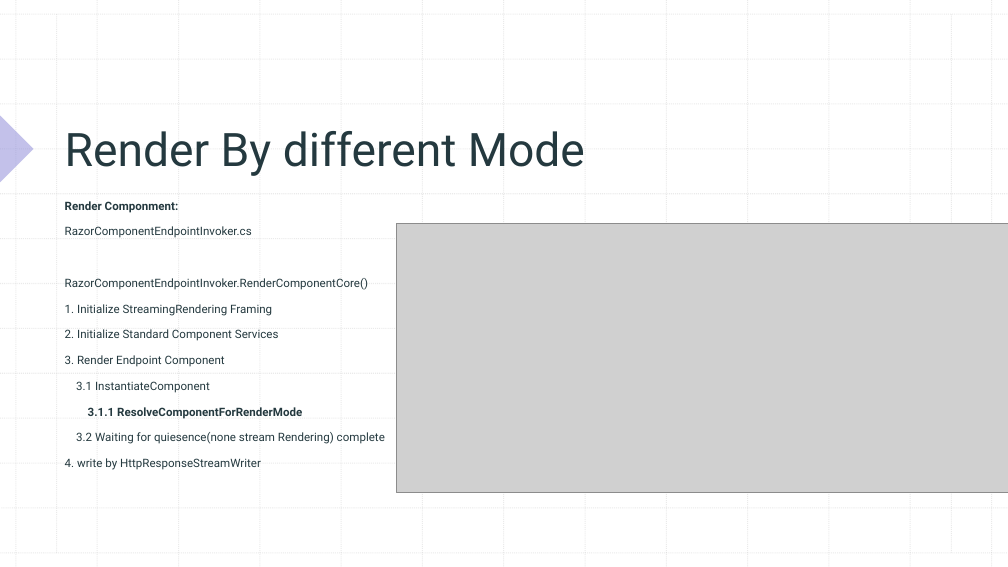
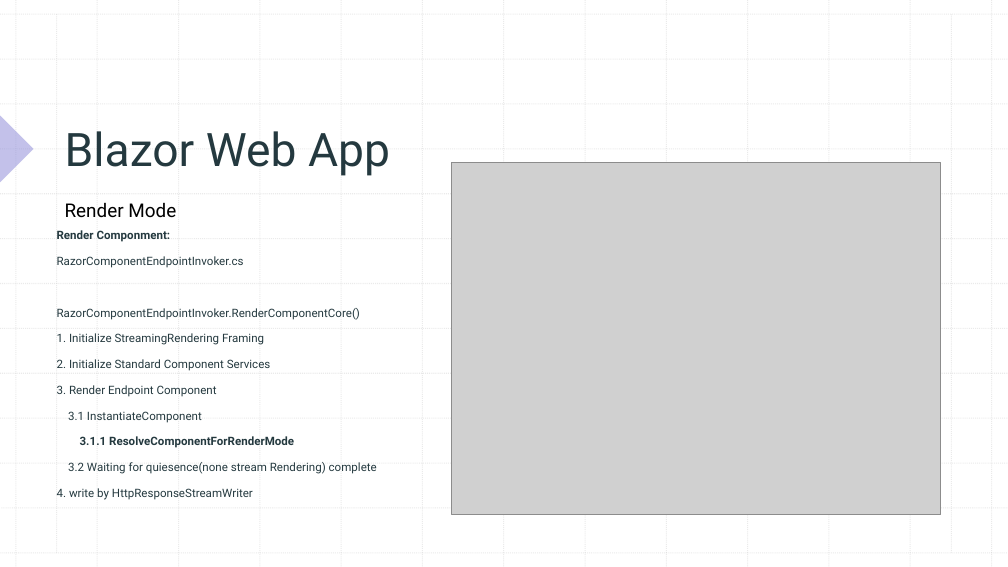
Before and after one commit to xccu/NetCore-Demo, a slide deck: slide 7 of Blazor in .net 8.pptx (slide 16 before the commit). Drawn at 1008x567 pixels with LibreOffice and Linux fonts; fonts in the diff are those of the drawing; grey boxes stand for pictures. Boxes give left, top, right and bottom in pixels: in the first picture for what was removed or moved away, otherwise in the second. Text is boxed around its words. In the diff, an @@ line names an element or a change of style, - is before the commit and + after.

```diff
--- a/Blazor in .net 8.pptx
+++ b/Blazor in .net 8.pptx
@@ title at (x1=65, y1=131, x2=390, y2=176): text changed @@
-Render By different Mode
+Blazor Web App
@@ picture resized from (x1=396, y1=223, x2=1008, y2=493) to (x1=452, y1=163, x2=941, y2=515) @@
@@ text added at (x1=65, y1=203, x2=176, y2=218), 18 pt, text #000000 @@
+Render Mode
@@ text "Render Componment:" moved from (x1=65, y1=201, x2=385, y2=470) to (x1=57, y1=230, x2=377, y2=500) @@
```
Also in this commit, not shown: 7 other slides changed, 4 slides added, 1 slide removed, 26 other files.
